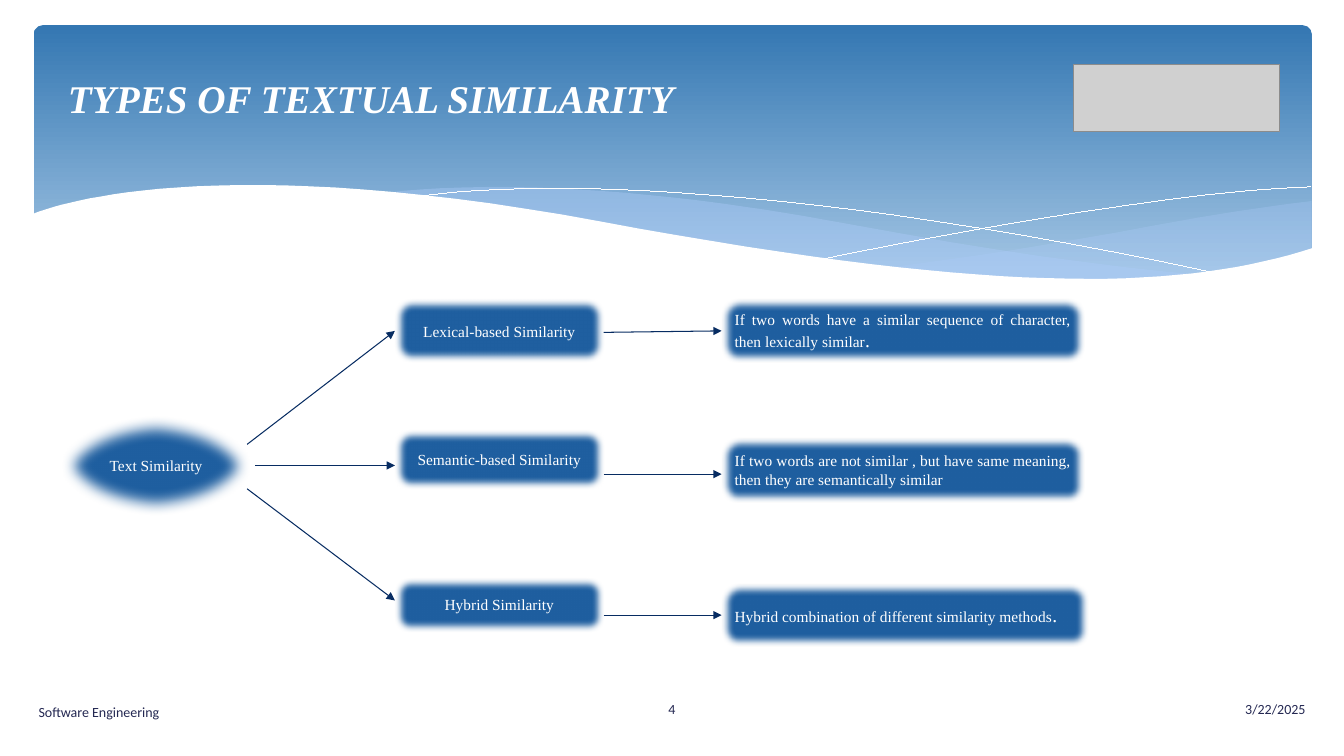
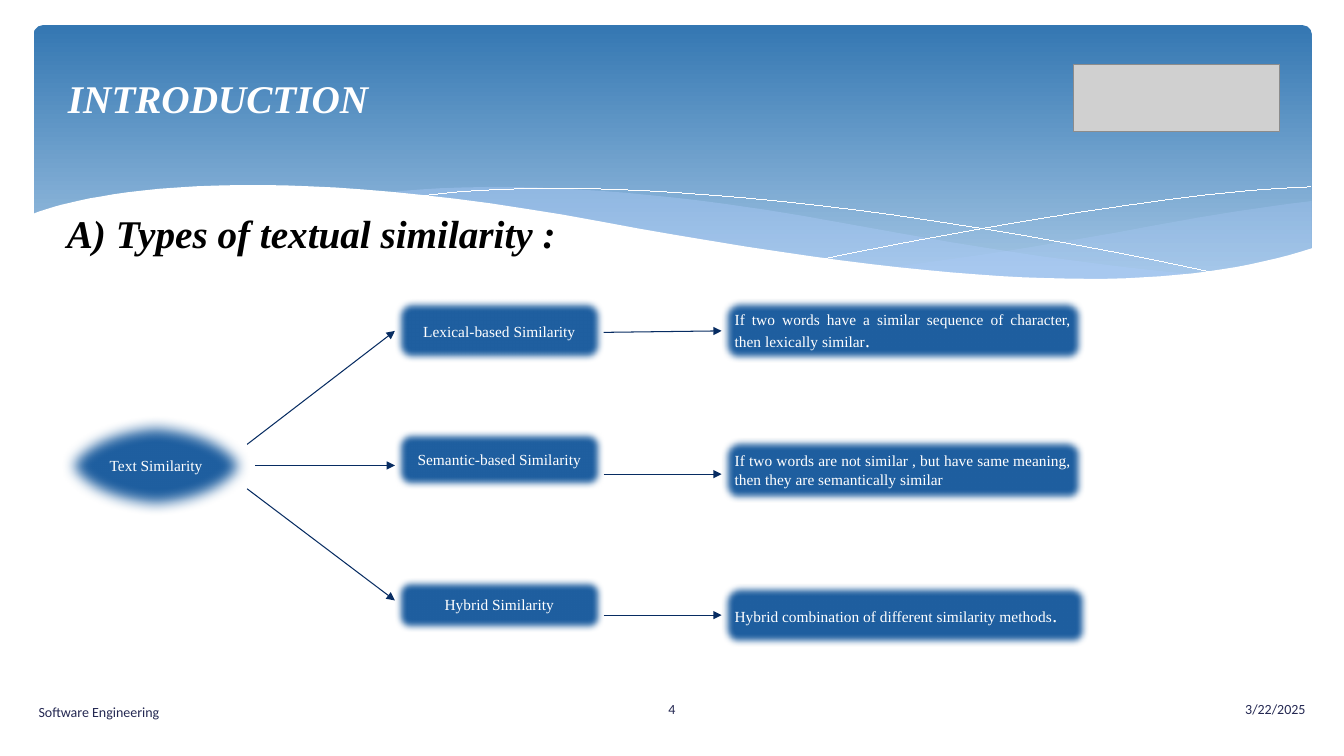
Before and after one commit to senthilmasters2024/Tech_Tweakers, a slide deck: slide 4 of SemanticAnalysisTextualData/SemanticAnalysisTextualData/Documentation/SemanticAnalysisTextualData.pptx. Drawn at 1344x756 pixels with LibreOffice and Linux fonts; fonts in the diff are those of the drawing; grey boxes stand for pictures. Boxes give left, top, right and bottom in pixels: in the first picture for what was removed or moved away, otherwise in the second. Text is boxed around its words. In the diff, an @@ line names an element or a change of style, - is before the commit and + after.

```diff
--- a/SemanticAnalysisTextualData/SemanticAnalysisTextualData/Documentation/SemanticAnalysisTextualData.pptx
+++ b/SemanticAnalysisTextualData/SemanticAnalysisTextualData/Documentation/SemanticAnalysisTextualData.pptx
@@ title at [68,87,368,114]: text changed @@
-TYPES OF TEXTUAL SIMILARITY
+INTRODUCTION
@@ text added at [67,220,533,256], 28 pt, text #000000, bold, italic @@
+A) Types of textual similarity :
```
Also in this commit, not shown: 9 other slides changed, 1 other file.
